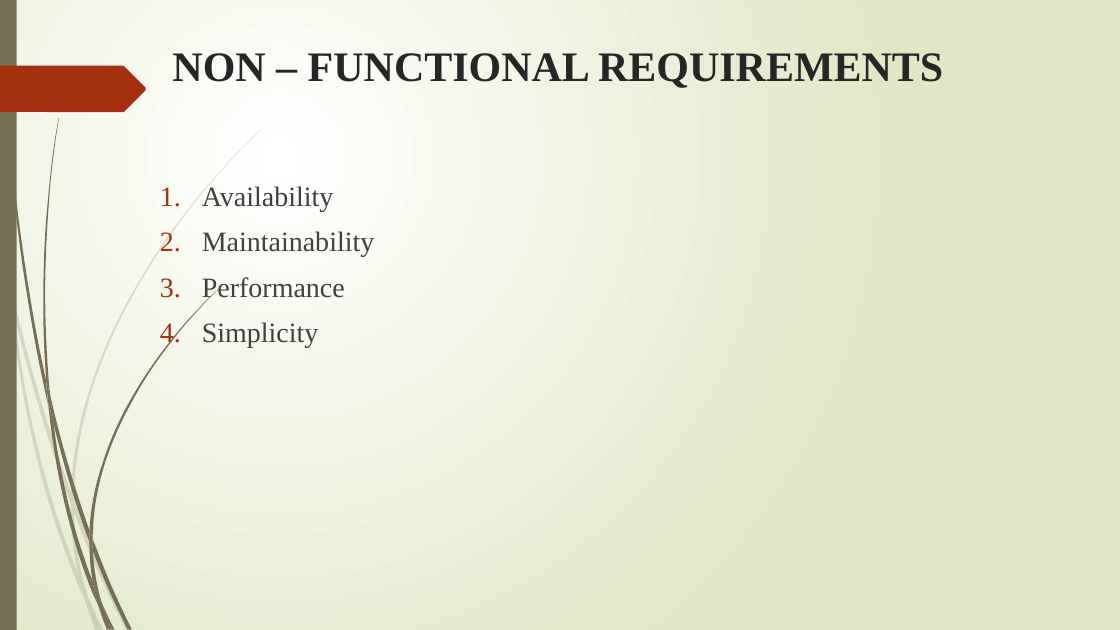
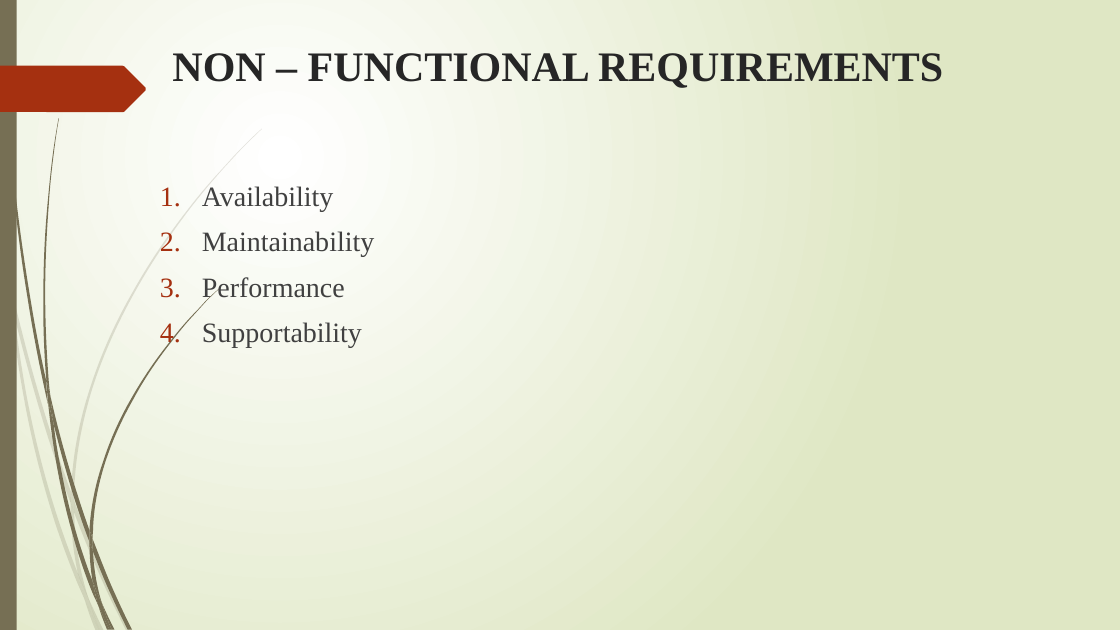
Before and after one commit to vijaykumarrpai/mca-code, a slide deck: slide 8 of 5thSem/Project/Bulk Email Aggregtor_22_10_2019.pptx. Drawn at 1120x630 pixels with LibreOffice and Linux fonts; fonts in the diff are those of the drawing. Boxes give left, top, right and bottom in pixels: in the first picture for what was removed or moved away, otherwise in the second. Text is boxed around its words. In the diff, an @@ line names an element or a change of style, - is before the commit and + after.

```diff
--- a/5thSem/Project/Bulk Email Aggregtor_22_10_2019.pptx
+++ b/5thSem/Project/Bulk Email Aggregtor_22_10_2019.pptx
@@ text at [202, 322, 362, 347]: text changed @@
-4. Simplicity
+4. Supportability
```
Also in this commit, not shown: 4 other slides changed, 10 other files.
